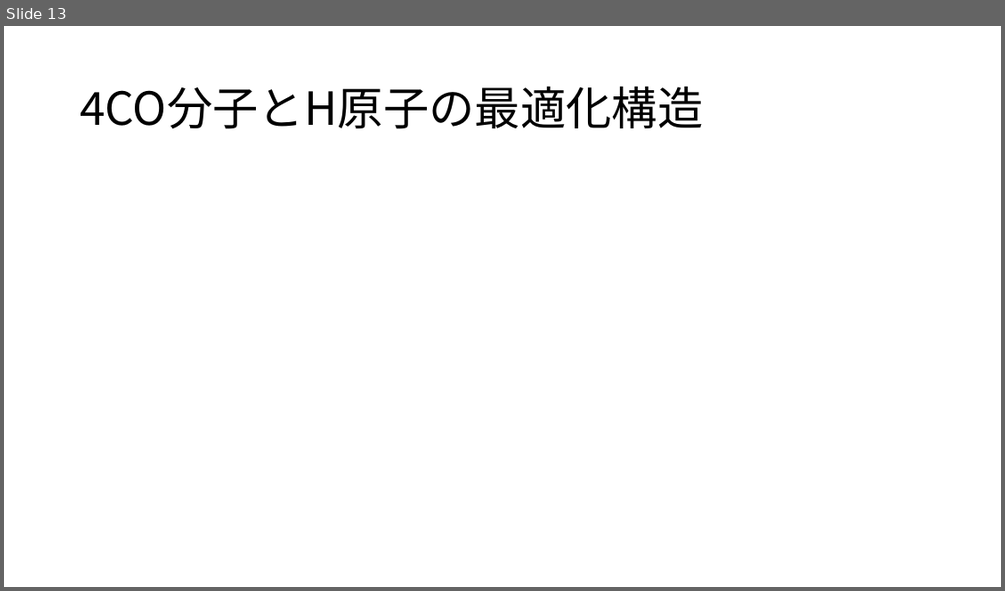
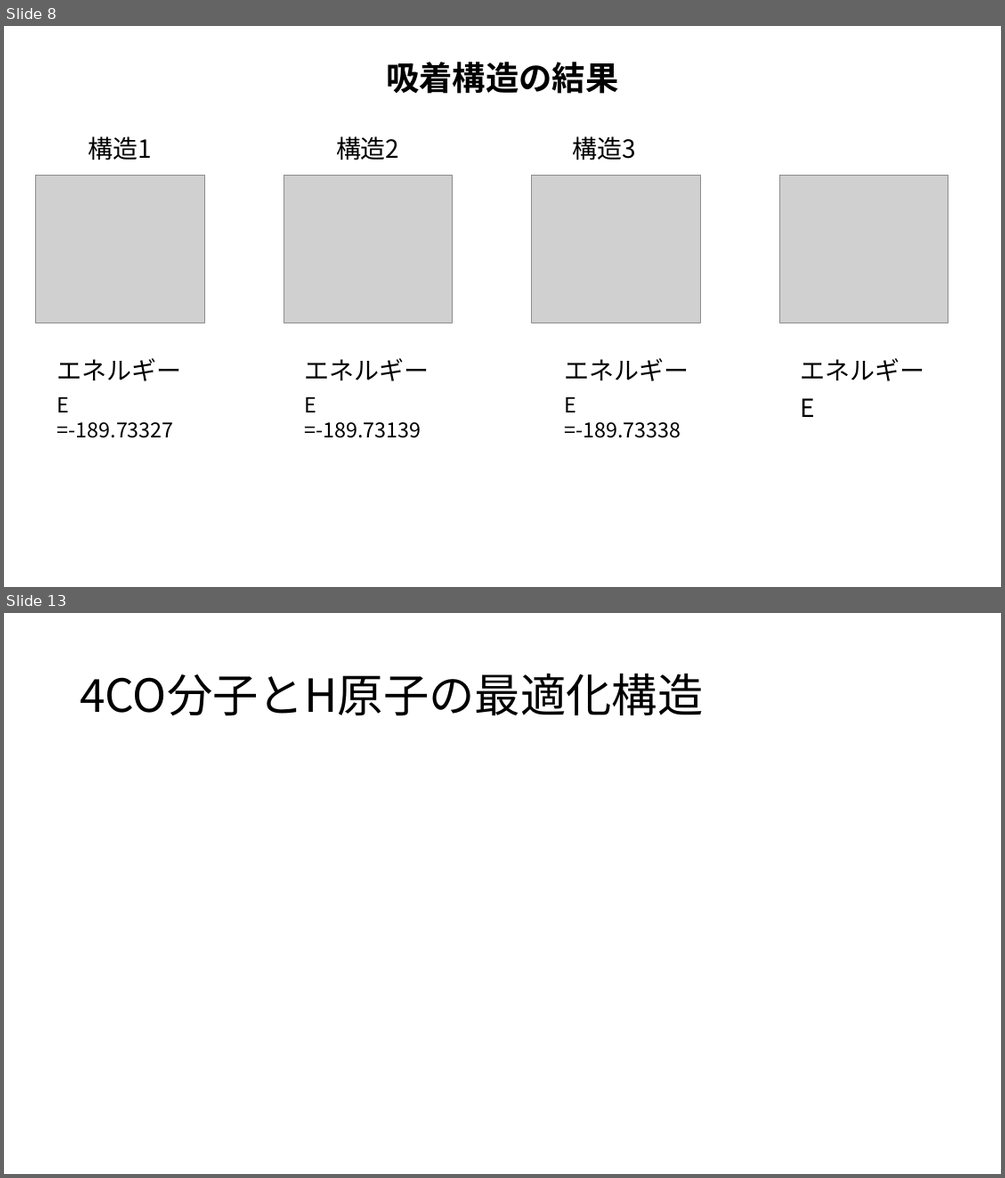
Before and after one commit to tabiseal/Qpcdata, a slide deck: 20230623pre.pptx. Shown one above the other, each under a label of ours: slide 13 before the commit, slides 8 and 13 after it; the slides between them are not shown. The pictures are 1005x591 and 1005x1178 pixels, drawn with LibreOffice and Linux fonts; fonts in the diff are those of the drawing; grey boxes stand for pictures. Boxes give left, top, right and bottom in pixels: in the first picture for what was removed or moved away, otherwise in the second. Text is boxed around its words. In the diff, an @@ line names an element or a change of style, - is before the commit and + after.

```diff
--- a/20230623pre.pptx
+++ b/20230623pre.pptx
@@ slide 8 added at (4,26,1001,587), background #FFFFFF @@
@@ text added at (386,62,618,94), 32 pt, text #000000, bold @@
+吸着構造の結果
@@ text added at (89,136,153,160), 24 pt, text #000000 @@
+構造1
@@ text added at (336,136,400,160), 24 pt, text #000000 @@
+構造2
@@ text added at (573,136,637,160), 24 pt, text #000000 @@
+構造3
@@ picture added at (36,176,204,323) @@
@@ picture added at (283,176,452,323) @@
@@ picture added at (532,176,700,323) @@
@@ picture added at (779,176,947,323) @@
@@ text added at (57,358,182,381), 24 pt, text #000000 @@
+エネルギー
@@ text added at (305,358,429,381), 24 pt, text #000000 @@
+エネルギー
@@ text added at (564,358,688,381), 24 pt, text #000000 @@
+エネルギー
@@ text added at (801,358,925,381), 24 pt, text #000000 @@
+エネルギー
@@ text added at (57,397,174,438), 20 pt, text #000000 @@
+E =-189.73327
@@ text added at (305,397,421,438), 20 pt, text #000000 @@
+E =-189.73139
@@ text added at (564,397,680,438), 20 pt, text #000000 @@
+E =-189.73338
@@ text added at (801,398,815,417), 24 pt, text #000000 @@
+E
```
Also in this commit, not shown: 13 slides changed, 7 other slides added, 9 slides removed.
